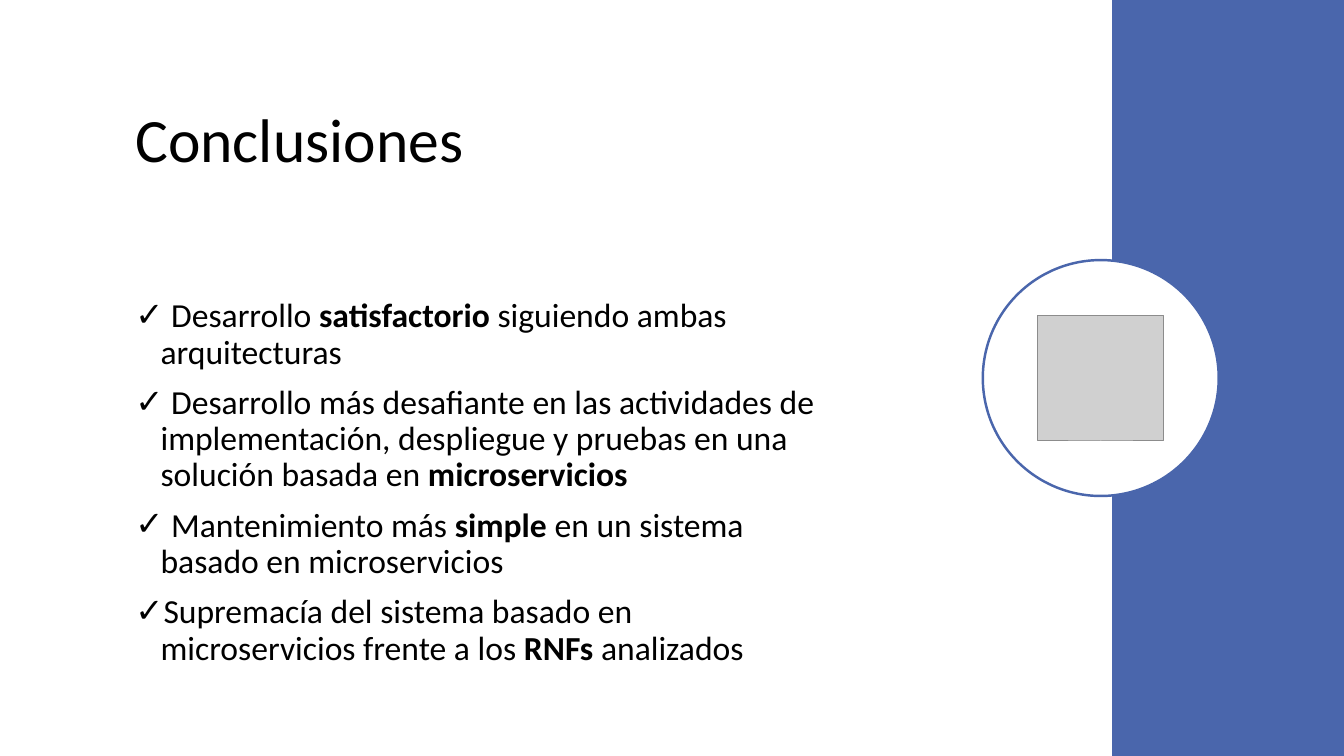
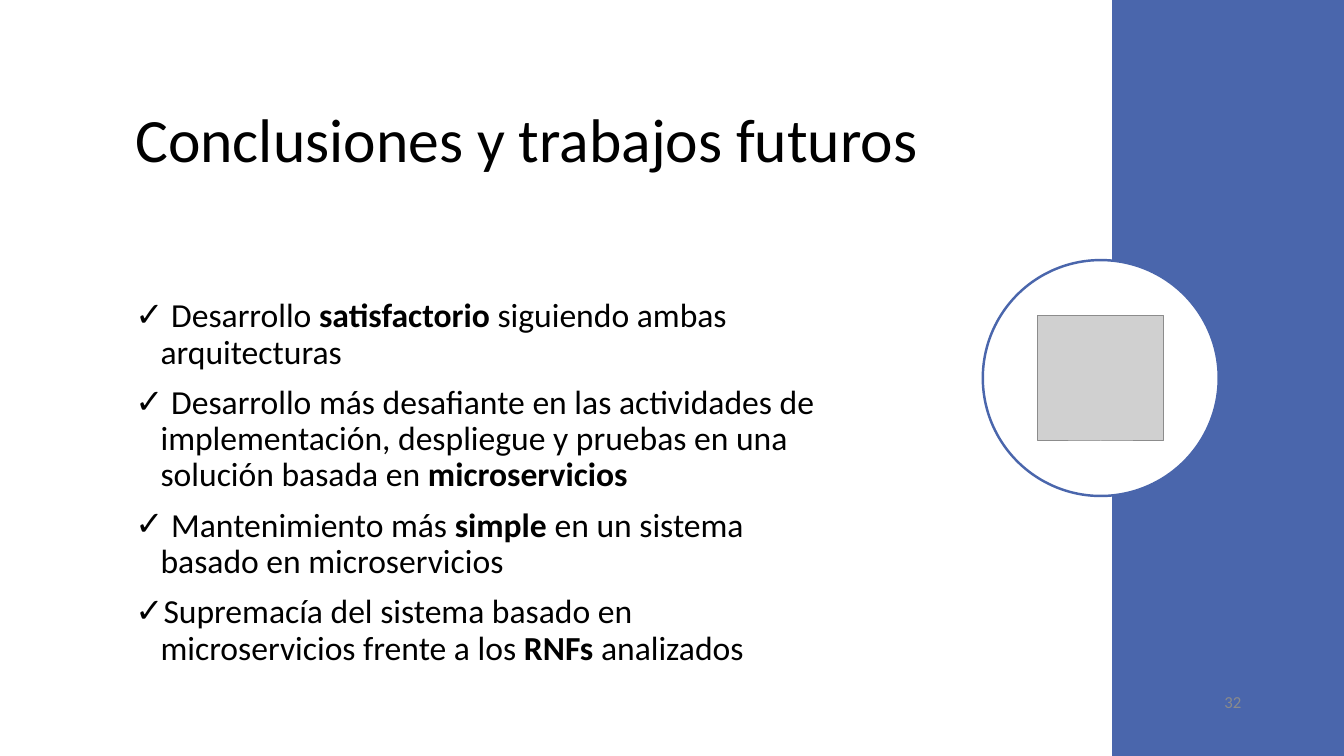
Before and after one commit to VictorIranzo/TFG_Microservices, a slide deck: slide 32 of Trabajo/Presentación/Desarrollo de software basado en microservicios.pptx (slide 33 before the commit). Drawn at 1344x756 pixels with LibreOffice and Linux fonts; fonts in the diff are those of the drawing; grey boxes stand for pictures. Boxes give left, top, right and bottom in pixels: in the first picture for what was removed or moved away, otherwise in the second. Text is boxed around its words. In the diff, an @@ line names an element or a change of style, - is before the commit and + after.

```diff
--- a/Trabajo/Presentación/Desarrollo de software basado en microservicios.pptx
+++ b/Trabajo/Presentación/Desarrollo de software basado en microservicios.pptx
@@ title at (135, 119, 917, 173): text changed @@
-Conclusiones
+Conclusiones y trabajos futuros
@@ page number added at (1224, 697, 1241, 708), 12 pt, text #8C8C8C @@
+32
```
Also in this commit, not shown: 29 other slides changed, 12 slides added, 10 slides removed, 1 other file.
